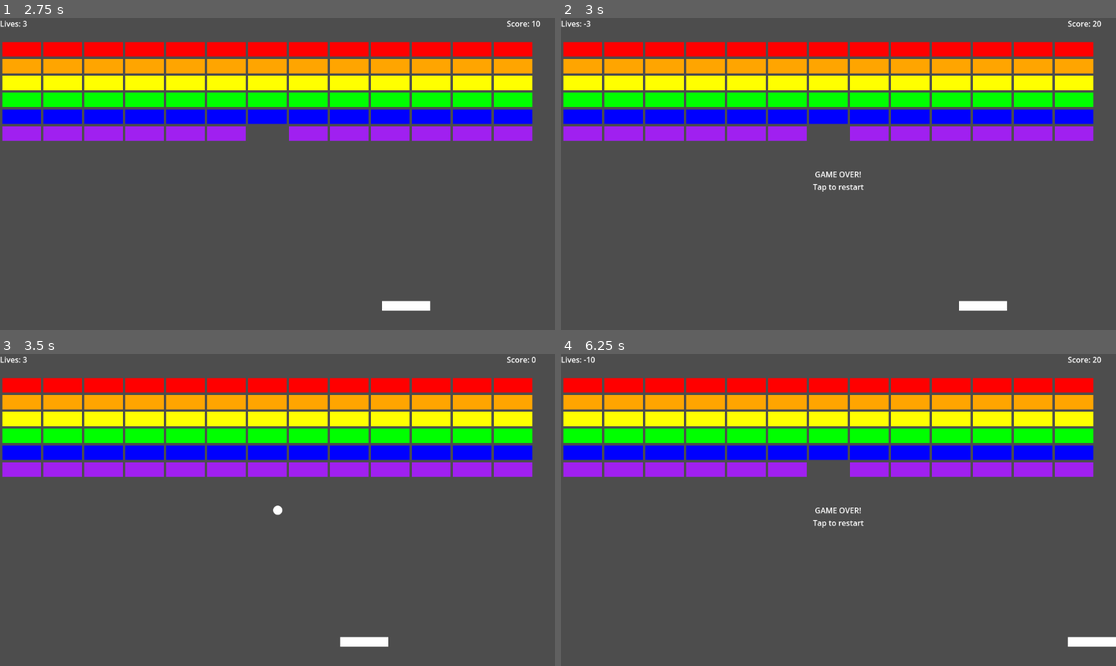
Above: before the commit, frames 1-4 (two rows, left to right).
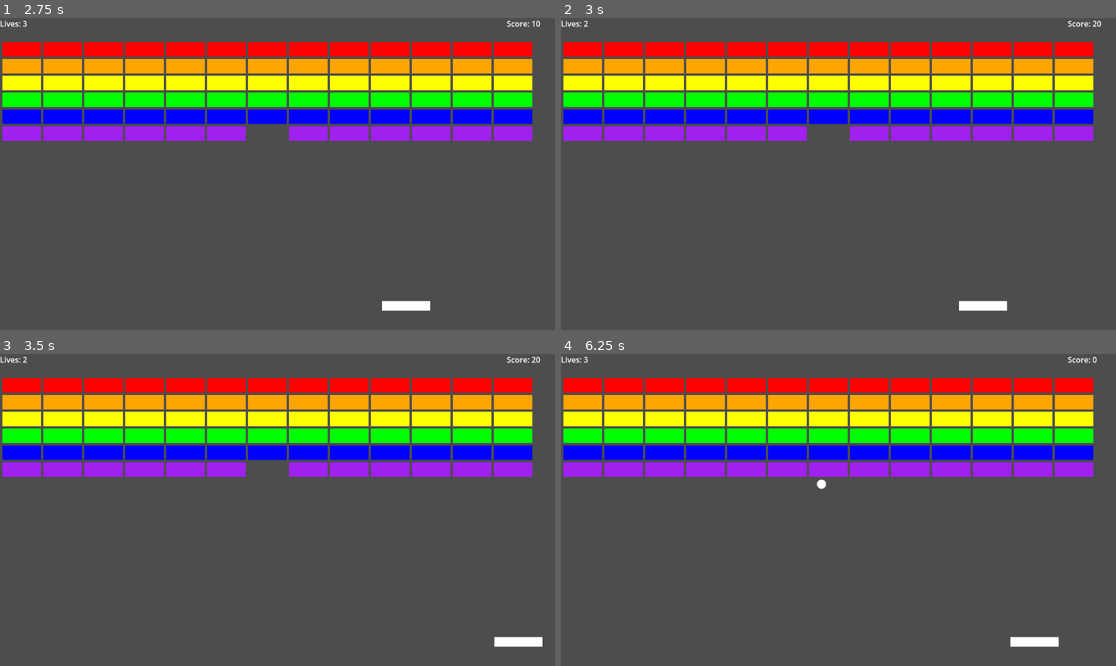
Above: after the commit, the same moments.

Repository: Jav1B/arkaclone
Game: Godot game, scene res://main.tscn
Two runs of this game, one before a commit and one after it. Both use one fixed random seed, a clock stepped at 60 frames per second and the inputs below.
Inputs (mouse positions are in pixels of both pictures, inside the frame that each line leads up to):
- Up to frame 1 (2.75 s): tap Enter (ui_accept) at 0.5, 0.77, 1.52 s; move the mouse to (399, 158) at 0.52 s; press the mouse at (399, 158) at 0.53 s; hold Right (ui_right) 0.53-1.28 s; move the mouse to (166, 189) at 1.27 s; release the mouse at (166, 189) at 1.28 s; hold Left (ui_left) 1.28-2.03 s; click (166, 189) at 1.35 s; move the mouse to (333, 105) at 2.02 s; press the mouse at (333, 105) at 2.03 s; hold Right (ui_right) from 2.03 s (still down)
- Up to frame 2 (3 s): keep holding Right (ui_right); move the mouse to (810, 236) at 2.77 s; release the mouse at (810, 236) at 2.78 s; click (810, 236) at 2.85 s
- Up to frame 3 (3.5 s): keep holding Right (ui_right); tap Enter (ui_accept) at 3.02 s
- Up to frame 4 (6.25 s): move the mouse to (1005, 556) at 3.52 s; release Right (ui_right) at 3.53 s; press the mouse at (1005, 556) at 3.53 s; hold Left (ui_left) 3.53-5.78 s; tap Enter (ui_accept) at 3.77, 4.52, 5, 6.02 s; move the mouse to (672, 463) at 4.27 s; release the mouse at (672, 463) at 4.28 s; click (672, 463) at 4.35 s; move the mouse to (866, 510) at 5.02 s; press the mouse at (866, 510) at 5.03 s; move the mouse to (755, 432) at 5.77 s; release the mouse at (755, 432) at 5.78 s; hold Right (ui_right) from 5.78 s (still down); click (755, 432) at 5.85 s

Frame 1 is identical in both runs. In frame 2, 0.2% of the frame differs, in the area x 4-55%, y 0-56%; in frame 3, 1.0%; in frame 4, 1.2%, in the area x 4-100%, y 0-94%.

Commit message:
Fix lives system - prevent infinite life decrease
- Added has_fallen flag to prevent repeated life loss signals
- Changed signal from game_over to life_lost for clarity
- Ball now properly resets position after losing a life
- Lives decrease only once per ball falling off screen
- Game over only triggers when all lives are exhausted
- Added reset_ball function for proper ball repositioning

🤖 Generated with [Claude Code](https://claude.ai/code)

Co-Authored-By: Claude <noreply@anthropic.com>

Diff:
--- a/ball.gd
+++ b/ball.gd
@@ -4,7 +4,9 @@
 @export var ball_radius = 10.0
 
 signal brick_hit(brick)
-signal game_over
+signal life_lost
+
+var has_fallen = false
 
 func _ready():
 	# Create a simple white circle for the ball
@@ -47,6 +49,8 @@
 	body_entered.connect(_on_body_entered)
 
 func start_ball():
+	# Reset the fallen state
+	has_fallen = false
 	# Start the ball moving at an angle
 	var start_velocity = Vector2(randf_range(-1, 1), -1).normalized() * ball_speed
 	linear_velocity = start_velocity
@@ -58,8 +62,9 @@
 
 func _physics_process(_delta):
 	# Check if ball went off screen bottom
-	if position.y > get_viewport().get_visible_rect().size.y + 50:
-		game_over.emit()
+	if position.y > get_viewport().get_visible_rect().size.y + 50 and not has_fallen:
+		has_fallen = true
+		life_lost.emit()
 
 	# Keep ball speed constant
 	if linear_velocity.length() > 0:
--- a/main.gd
+++ b/main.gd
@@ -72,7 +72,7 @@
 	ball = ball_scene.instantiate()
 	ball.position = Vector2(screen_size.x / 2, screen_size.y / 2)
 	ball.brick_hit.connect(_on_brick_hit)
-	ball.game_over.connect(_on_game_over)
+	ball.life_lost.connect(_on_life_lost)
 	add_child(ball)
 
 	# Create bricks
@@ -116,7 +116,7 @@
 	if remaining_bricks.size() == 0:
 		game_won()
 
-func _on_game_over():
+func _on_life_lost():
 	lives -= 1
 	update_ui()
 
@@ -124,15 +124,19 @@
 		game_over_label.text = "GAME OVER!\nTap to restart"
 		game_over_label.visible = true
 	else:
-		# Reset ball position
-		ball.position = Vector2(get_viewport().get_visible_rect().size.x / 2, get_viewport().get_visible_rect().size.y / 2)
-		ball.linear_velocity = Vector2.ZERO
-		await get_tree().create_timer(1.0).timeout
-		ball.start_ball()
+		# Reset ball position and restart
+		reset_ball()
 
 func game_won():
 	game_over_label.text = "YOU WIN!\nTap to restart"
 	game_over_label.visible = true
+
+func reset_ball():
+	var screen_size = get_viewport().get_visible_rect().size
+	ball.position = Vector2(screen_size.x / 2, screen_size.y / 2)
+	ball.linear_velocity = Vector2.ZERO
+	await get_tree().create_timer(1.0).timeout
+	ball.start_ball()
 
 func update_ui():
 	score_label.text = "Score: " + str(score)
